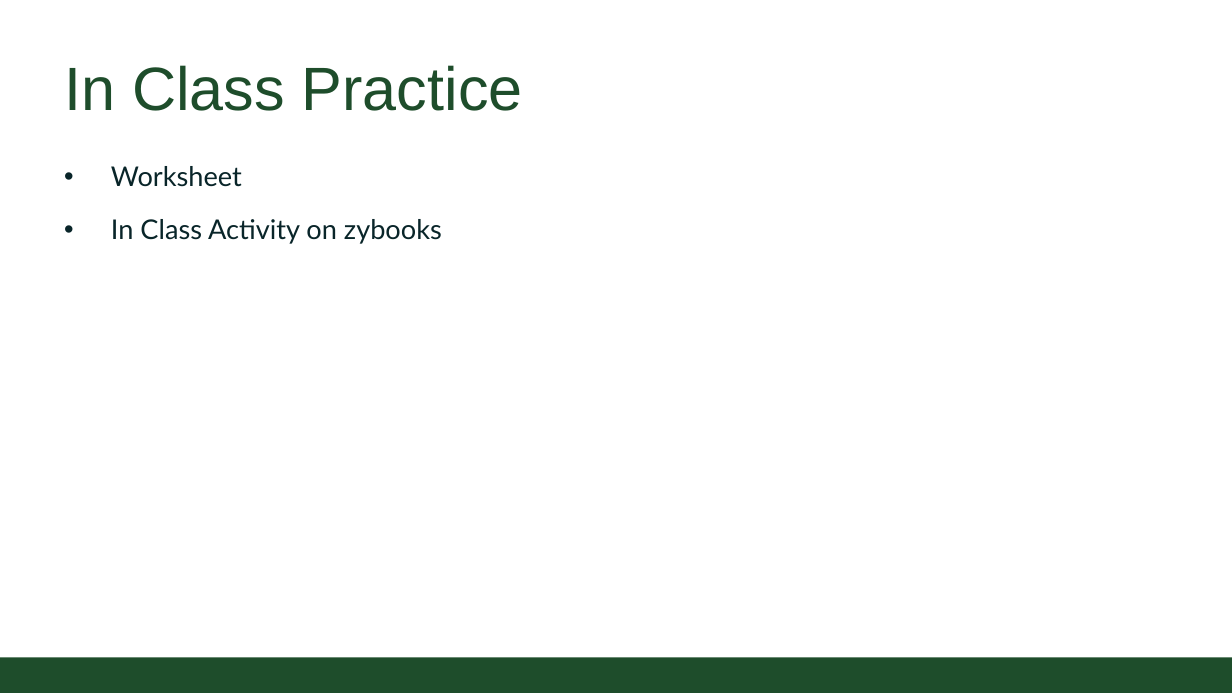
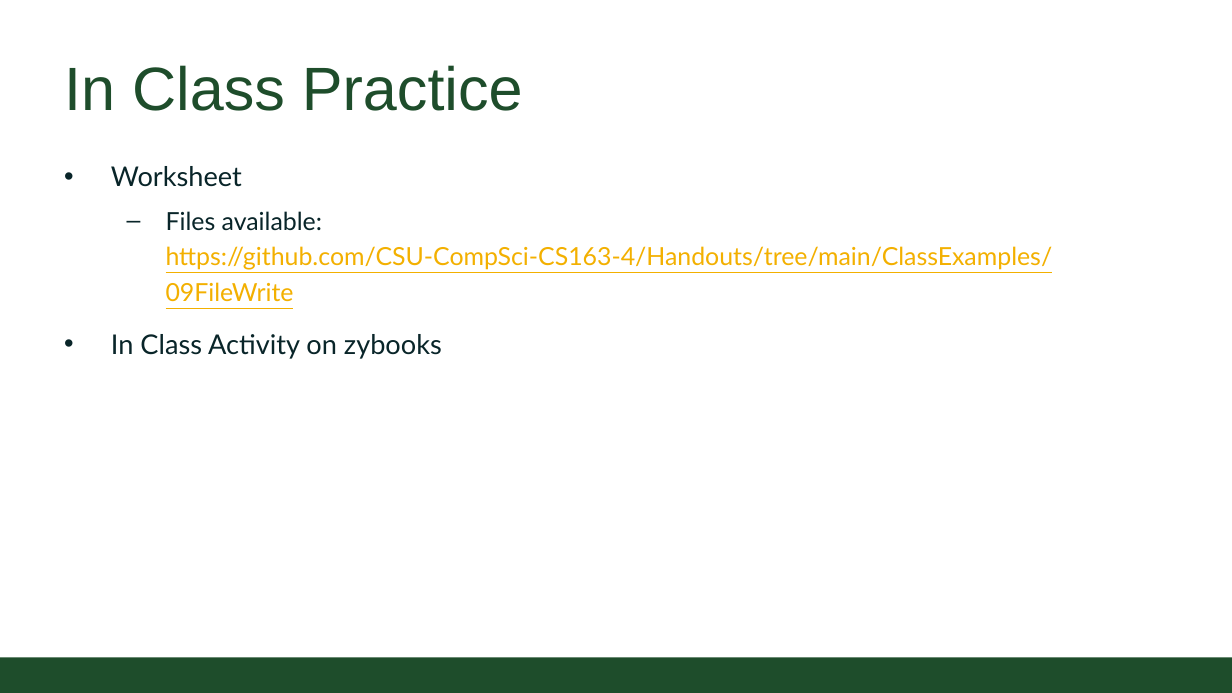
Before and after one commit to CSU-CompSci-CS163-4/Handouts, a slide deck: slide 14 of slides/On-Campus/09_01_OSandFileWriting.pptx. Drawn at 1232x693 pixels with LibreOffice and Linux fonts; fonts in the diff are those of the drawing; background and template pictures are left out. Boxes give left, top, right and bottom in pixels: in the first picture for what was removed or moved away, otherwise in the second. Text is boxed around its words. In the diff, an @@ line names an element or a change of style, - is before the commit and + after.

Commit message:
File Write ppt lecture

```diff
--- a/slides/On-Campus/09_01_OSandFileWriting.pptx
+++ b/slides/On-Campus/09_01_OSandFileWriting.pptx
@@ text at (166,211,1053,302): paragraph added @@
+  – Files available: https://github.com/CSU-CompSci-CS163-4/Handouts/tree/main/ClassExamples/09FileWrite
```
